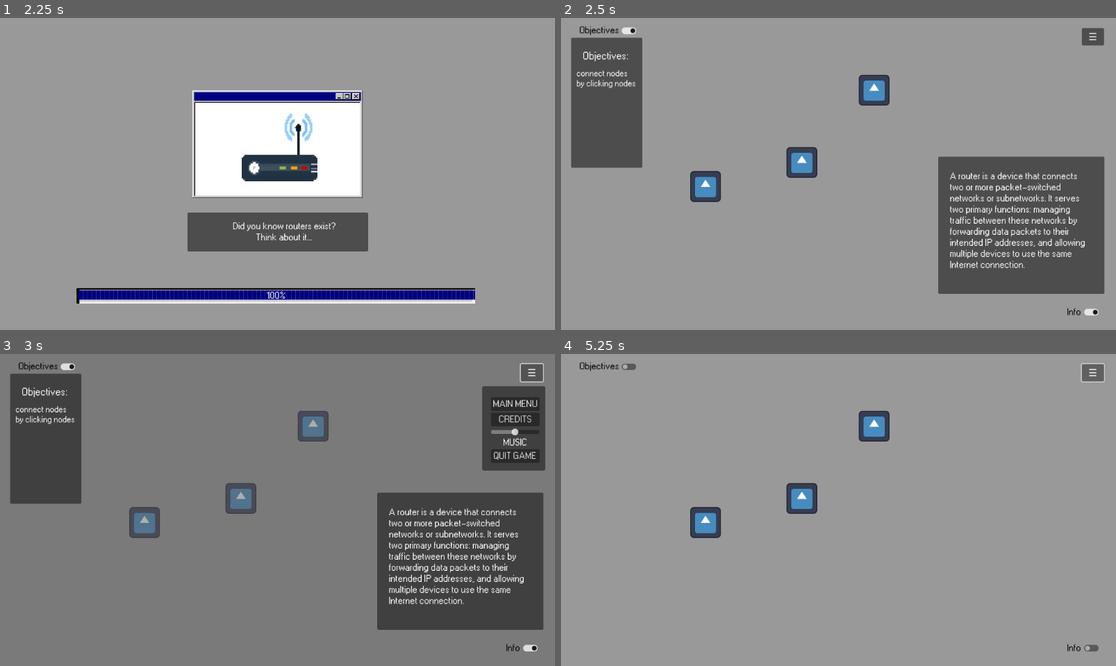
Above: before the commit, frames 1-4 (two rows, left to right).
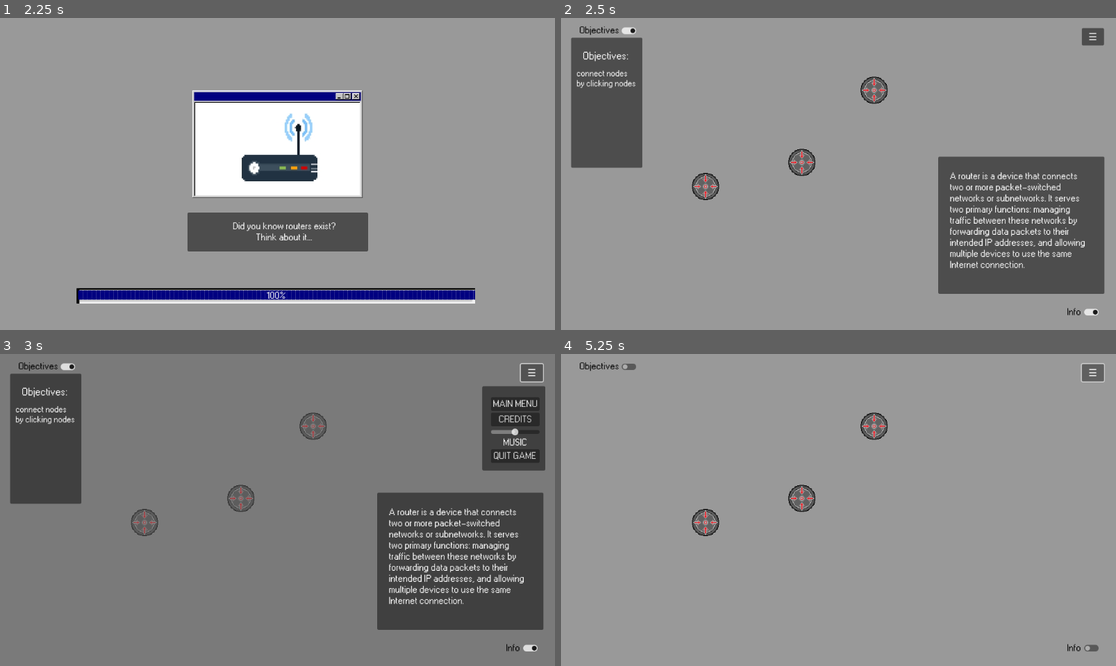
Above: after the commit, the same moments.

Repository: BcubeStudios/Netspace-Game
Game: Godot game, scene res://scenes/opening.tscn
The game is run twice, just before and just after one commit, with the same random seed, the same clock (stepped at 60 frames per second) and the same inputs. The engine's default icon, where the game draws it, is replaced by a stand-in: a white triangle on a blue panel in a dark square.
Inputs (mouse positions are in pixels of both pictures, inside the frame that each line leads up to):
- Up to frame 1 (2.25 s): click "START GAME" at 0.5 s; move the mouse to (399, 158) at 1.27 s; click (399, 158) at 1.42 s; tap Enter at 2 s; move the mouse to (166, 189) at 2.02 s; click (166, 189) at 2.17 s
- Up to frame 2 (2.5 s): no input
- Up to frame 3 (3 s): click "☰" at 2.75 s
- Up to frame 4 (5.25 s): click "Info" at 3.5 s; click "Objectives" at 4.25 s; click "☰" at 5 s

Frame 1 is identical in both runs. In frame 2, 1.6% of the frame differs, in the area x 23-60%, y 18-60%; in frame 3, 1.4%; in frame 4, 1.6%.

Commit message:
added color changing nodes

Diff:
--- a/GodotWorkspace/scenes/point.tscn
+++ b/GodotWorkspace/scenes/point.tscn
@@ -1,23 +1,38 @@
-[gd_scene load_steps=4 format=3 uid="uid://djkkrfn36vjk7"]
+[gd_scene load_steps=6 format=3 uid="uid://djkkrfn36vjk7"]
 
 [ext_resource type="Script" path="res://scripts/Point.gd" id="1_lffvo"]
-[ext_resource type="Texture2D" uid="uid://dw10tggwdy4wt" path="res://icon.svg" id="2_gcfhj"]
+[ext_resource type="Texture2D" uid="uid://bm7fcfg7opidt" path="res://sprites/router_icon/router_icon2.png" id="3_gbj2e"]
+[ext_resource type="Texture2D" uid="uid://ob2b7t7vkcmk" path="res://sprites/router_icon/router_icon1.png" id="4_bhrhp"]
 
 [sub_resource type="CircleShape2D" id="CircleShape2D_p3cfi"]
-radius = 22.0
+radius = 15.0
+
+[sub_resource type="SpriteFrames" id="SpriteFrames_sowii"]
+animations = [{
+"frames": [{
+"duration": 1.0,
+"texture": ExtResource("3_gbj2e")
+}, {
+"duration": 1.0,
+"texture": ExtResource("4_bhrhp")
+}],
+"loop": true,
+"name": &"default",
+"speed": 5.0
+}]
 
 [node name="Point" type="Node2D"]
 script = ExtResource("1_lffvo")
 
 [node name="Area2D" type="Area2D" parent="."]
 
-[node name="Sprite2D" type="Sprite2D" parent="Area2D"]
-scale = Vector2(0.5, 0.5)
-texture = ExtResource("2_gcfhj")
-
 [node name="CollisionShape2D" type="CollisionShape2D" parent="Area2D"]
 scale = Vector2(2, 2)
 shape = SubResource("CircleShape2D_p3cfi")
 
+[node name="icon" type="AnimatedSprite2D" parent="Area2D"]
+scale = Vector2(0.05, 0.05)
+sprite_frames = SubResource("SpriteFrames_sowii")
+
 [connection signal="mouse_entered" from="Area2D" to="." method="_on_area_2d_mouse_entered"]
 [connection signal="mouse_exited" from="Area2D" to="." method="_on_area_2d_mouse_exited"]
--- a/GodotWorkspace/scripts/Edge.gd
+++ b/GodotWorkspace/scripts/Edge.gd
@@ -3,7 +3,7 @@
 
 var point1: Point
 var point2: Point
-var colour: Color = Global.Colours["red"]
+var colour: Color = Global.Colours["green"]
 var id: String
 
 
@@ -22,7 +22,7 @@
 	pass
 
 func _draw():
-	draw_line(point1.coords, point2.coords, colour, 3)
+	draw_line(point1.coords, point2.coords, colour, 4)
 	pass
 
 # Called every frame. 'delta' is the elapsed time since the previous frame.
--- a/GodotWorkspace/scripts/Phedge.gd
+++ b/GodotWorkspace/scripts/Phedge.gd
@@ -3,7 +3,7 @@
 
 var origin: Point
 var end: Vector2
-var colour: Color = Global.Colours["blue"]
+var colour: Color = Global.Colours["red"]
 var id: String
 
 
--- a/GodotWorkspace/scripts/Point.gd
+++ b/GodotWorkspace/scripts/Point.gd
@@ -7,36 +7,12 @@
 var coords: Vector2i
 var edges: Array[Edge]
 
-# Called when the node enters the scene tree for the first time.
-func _ready():
-	pass # Replace with function body.
 
 func activate(point_name, point_coords):
 	self.pointName = point_name
 	self.coords = point_coords
 	self.global_position = point_coords
-	print(self.global_position)
-	print(pointName)
-
-
-
-# Called every frame. 'delta' is the elapsed time since the previous frame.
-func _process(_delta):
-	pass
-
-func do_right_click():
-	print("right " + pointName)
-	pass
-
-func do_left_click():
-	print("left " + pointName)
-	pass
-
-
-func _draw():
-	#draw_circle(coords, 20, Global.Colours["red"])
-	pass
-
+	$Area2D/icon.frame = 0
 
 func _on_area_2d_mouse_entered():
 	director.change_current_point(self)
@@ -51,5 +27,6 @@
 	for old_edge in edges:
 		if old_edge.id == edge.id:
 			return false
+	$Area2D/icon.frame = 1
 	edges.append(edge)
 	return true
Binary file added: GodotWorkspace/sprites/router/router_icon.png
Not shown, added: GodotWorkspace/sprites/router/router_icon.png.import
Binary file added: GodotWorkspace/sprites/router_icon/router_icon1.png
Not shown, added: GodotWorkspace/sprites/router_icon/router_icon1.png.import
Binary file added: GodotWorkspace/sprites/router_icon/router_icon2.png
Not shown, added: GodotWorkspace/sprites/router_icon/router_icon2.png.import
